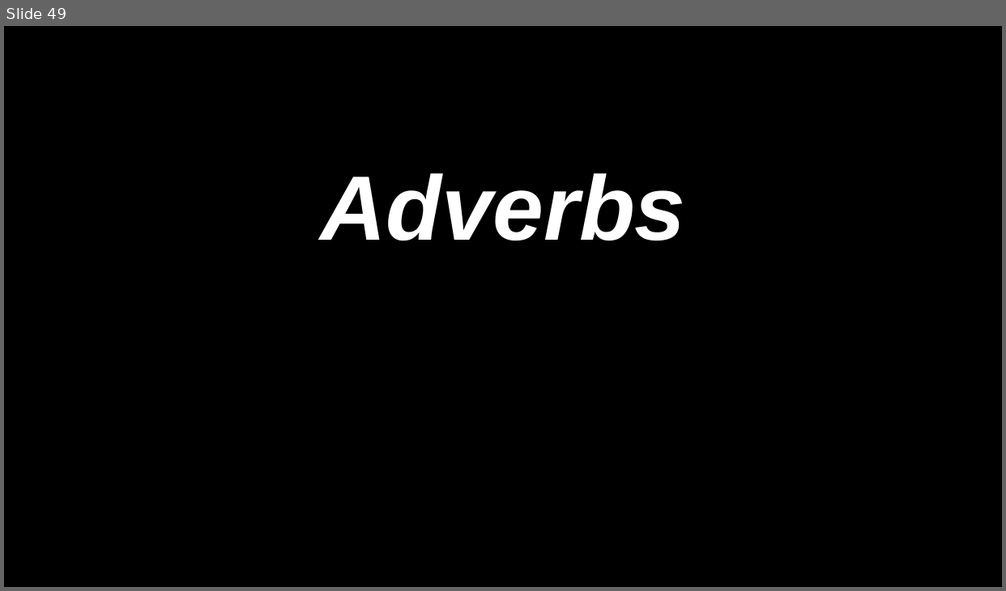
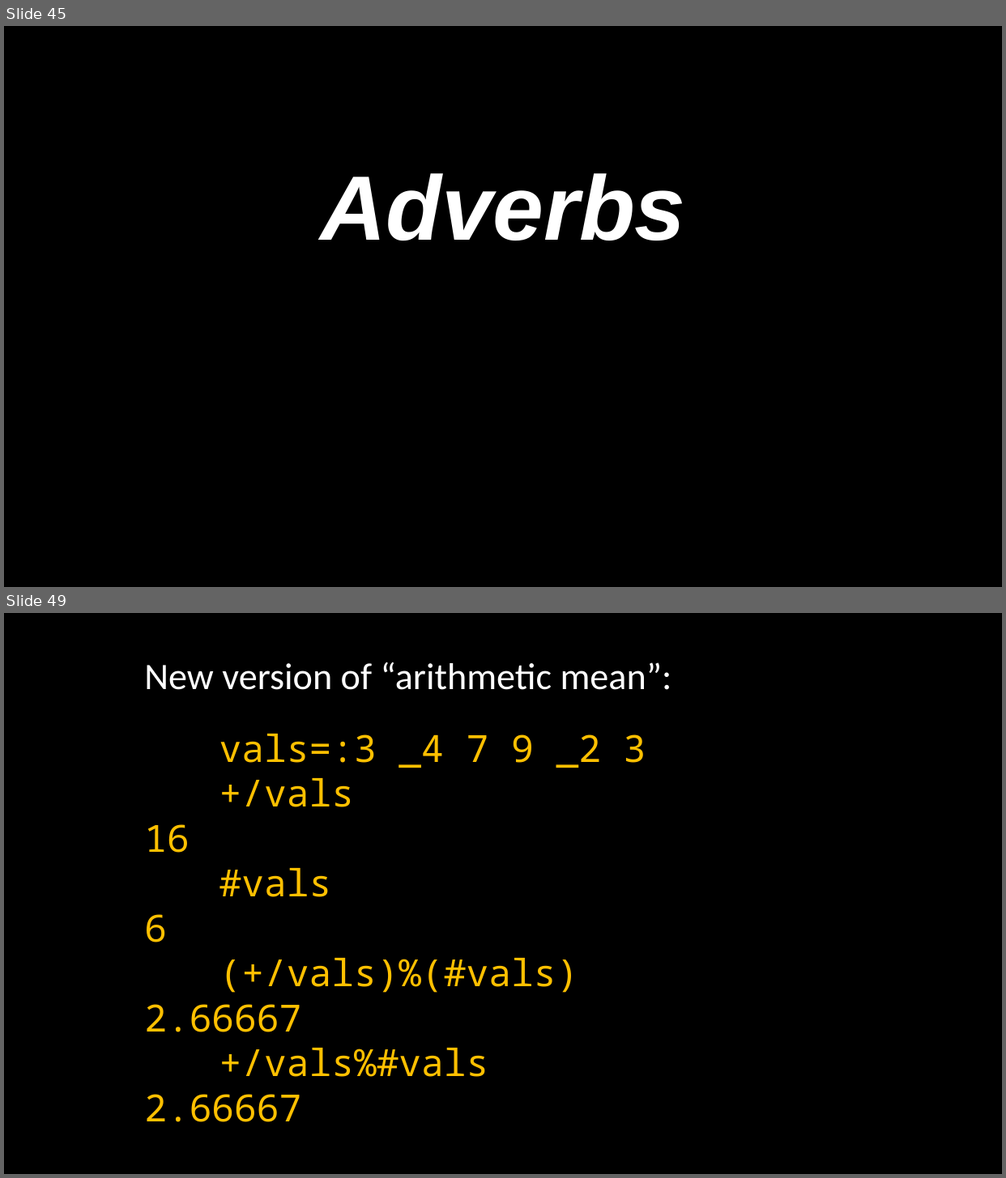
Before and after one commit to joshuaeckroth/zigzag, a slide deck: slides/zigzag.pptx. Shown one above the other, each under a label of ours: slide 49 before the commit, slides 45 and 49 after it; the slides between them are not shown. The pictures are 1006x591 and 1006x1178 pixels, drawn with LibreOffice and Linux fonts; fonts in the diff are those of the drawing. Boxes give left, top, right and bottom in pixels: in the first picture for what was removed or moved away, otherwise in the second. Text is boxed around its words. In the diff, an @@ line names an element or a change of style, - is before the commit and + after.

```diff
--- a/slides/zigzag.pptx
+++ b/slides/zigzag.pptx
@@ slide 49 added at [4,613,1002,1174], background #000000 @@
@@ text added at [144,662,672,690], 36 pt, text #FFFFFF @@
+New version of “arithmetic mean”:
@@ text added at [144,734,646,1122], 36 pt, text #FFC000 @@
+vals=:3 _4 7 9 _2 3
++/vals
+16
+#vals
+6
+(+/vals)%(#vals)
+2.66667
++/vals%#vals
+2.66667
@@ what was slide 49 is now slide 45 @@
```
Also in this commit, not shown: 8 slides changed, 4 other slides added.
